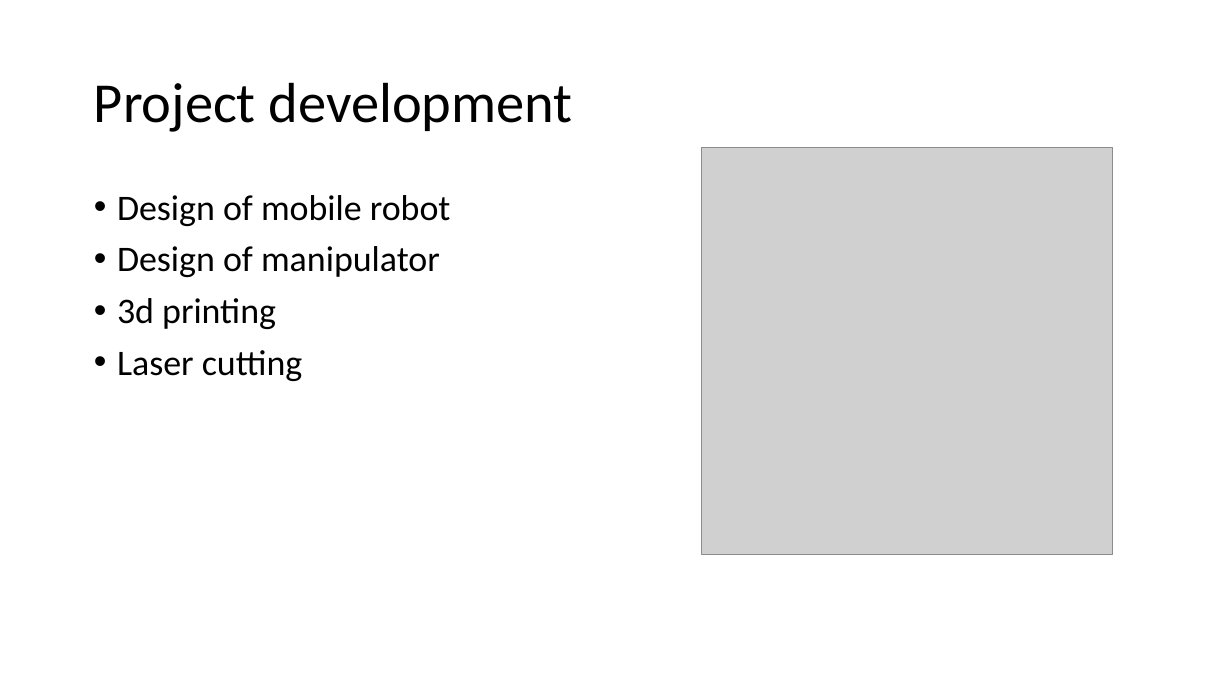
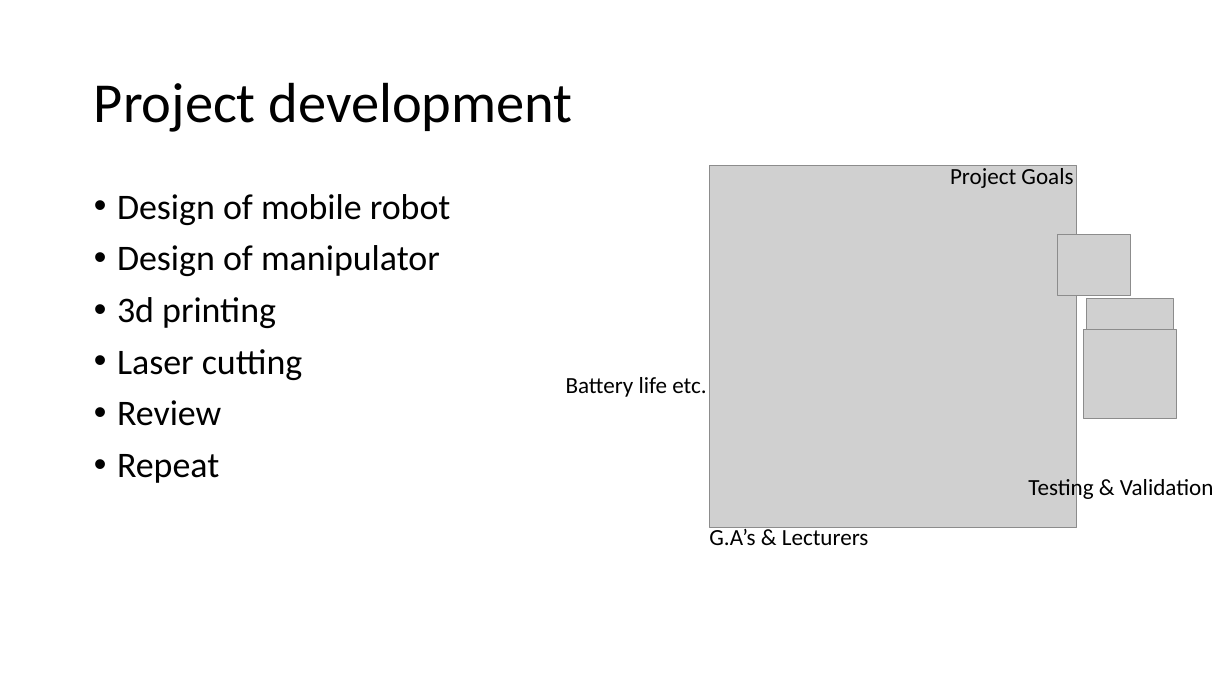
Before and after one commit to MarlonG21/MobileRobotRos_finalYearProject, a slide deck: slide 8 of MajorProject/majorProjectPresentation.pptx (slide 9 before the commit). Drawn at 1232x693 pixels with LibreOffice and Linux fonts; fonts in the diff are those of the drawing; grey boxes stand for pictures. Boxes give left, top, right and bottom in pixels: in the first picture for what was removed or moved away, otherwise in the second. Text is boxed around its words. In the diff, an @@ line names an element or a change of style, - is before the commit and + after.

Commit message:
added pictures of initial and current design-edited presentation

```diff
--- a/MajorProject/majorProjectPresentation.pptx
+++ b/MajorProject/majorProjectPresentation.pptx
@@ picture: place and size @@
-picture at box(701, 148, 1113, 555)
+picture at box(710, 165, 1077, 529)
@@ text added at box(950, 164, 1073, 188), 18 pt, text #000000 @@
+Project Goals
@@ picture added at box(1058, 235, 1131, 297) @@
@@ picture added at box(1087, 299, 1174, 346) @@
@@ picture added at box(1083, 330, 1177, 419) @@
@@ text added at box(566, 377, 706, 397), 18 pt, text #000000 @@
+Battery life etc.
@@ text at box(117, 400, 221, 483): paragraphs added @@
+• Review
+• Repeat
@@ text added at box(1028, 476, 1214, 502), 18 pt, text #000000 @@
+Testing & Validation
@@ text added at box(709, 525, 869, 545), 18 pt, text #000000 @@
+G.A’s & Lecturers
```
Also in this commit, not shown: 4 other slides changed, 2 slides added, 3 slides removed, 16 other files.
